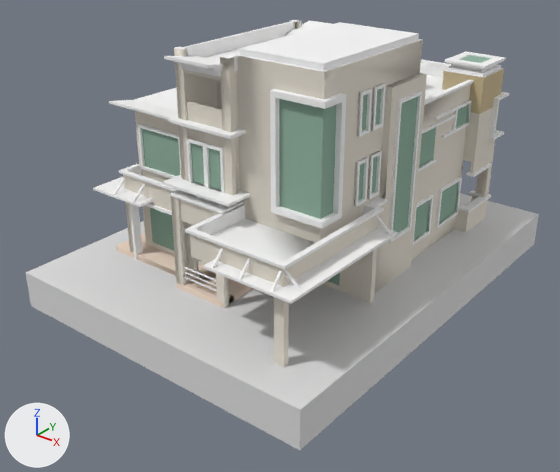
Two versions of the OBJ model Assets/bungalow/bungalow.obj, one commit apart.
Camera for both pictures: a 50 mm lens placed at (4.48, -5.7, 3.94), pointed at (0.24, -0.39, 0.65). The axes (+X, +Y, +Z) are drawn at lower left. The lights are the same throughout. Where no turn or scale is listed for an object, it has been applied to the vertices. Vertices at the same position are counted once.

Names of what the first picture shows: 'bungalow'.
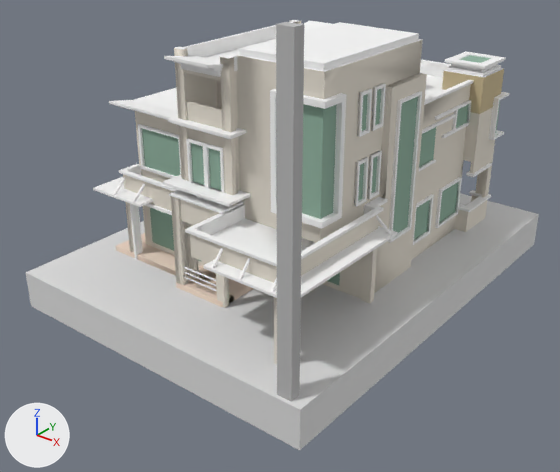
What differs and where, as boxes (x1, y1, x2, y2) in the pictures (560 x 472 px):
part 1 of me_bungalow, added
    after: (276, 22, 304, 401)

Edits to the bpy script that builds the scene:
```text
Add mat_initialshadinggroup:
    mat_initialshadinggroup = principled_material('initialShadingGroup')
    mat_initialshadinggroup.base_color = (0.5, 0.5, 0.5)  # grey #bcbcbc
    mat_initialshadinggroup.roughness = 1.0
Change me_bungalow:
    where me_bungalow.from_pydata(...)  # 1586 vertices, 1366 faces; spans x -1.51..1.8, y -2.11..2.28, z 0.01..2.61
    used by ob_bungalow; location = (0.0, 0.0, 0.0)
    me_bungalow part 1: a new loose piece, a box spanning x 1.553..1.688, y -2.075..-1.977, z 0.0..3.068, in mat_initialshadinggroup (grey #bcbcbc)
    add me_bungalow.materials.append(mat_initialshadinggroup)  # grey #bcbcbc
```
